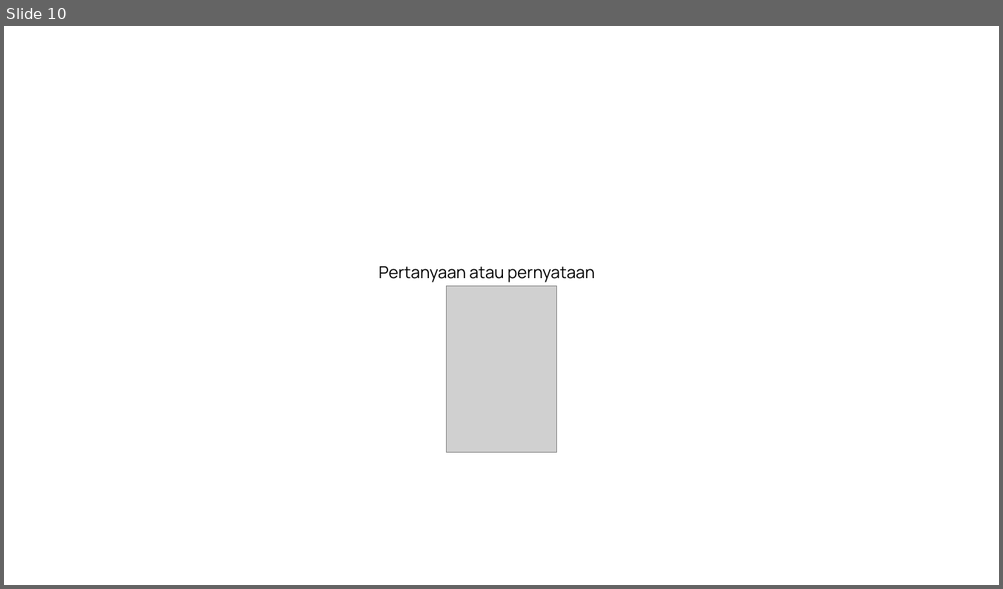
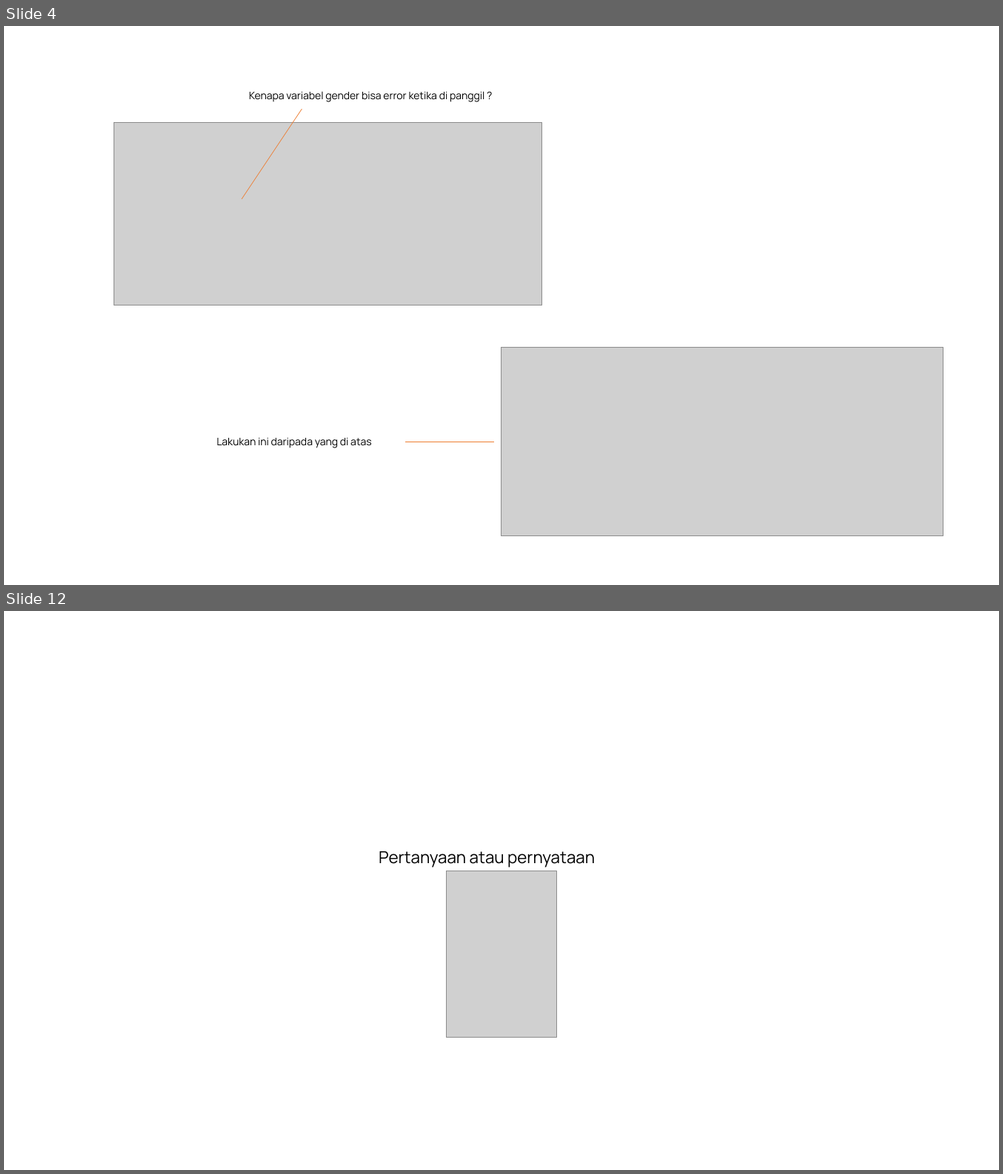
Before and after one commit to saddam-satria/learning-material, a slide deck: march/week-1/meeting-2/PPT.pptx. Shown one above the other, each under a label of ours: slide 10 before the commit, slides 4 and 12 after it; the slides between them are not shown. The pictures are 1003x589 and 1003x1174 pixels, drawn with LibreOffice and Linux fonts; fonts in the diff are those of the drawing; grey boxes stand for pictures. Boxes give left, top, right and bottom in pixels: in the first picture for what was removed or moved away, otherwise in the second. Text is boxed around its words. In the diff, an @@ line names an element or a change of style, - is before the commit and + after.

```diff
--- a/march/week-1/meeting-2/PPT.pptx
+++ b/march/week-1/meeting-2/PPT.pptx
@@ slide 4 added at [4, 26, 999, 585], background #FFFFFF @@
@@ text added at [249, 91, 484, 102], 10 pt, text #000000 @@
+Kenapa variabel gender bisa error ketika di panggil ?
@@ line added from (301, 109) to (242, 199), #ED7D31 0.5 pt @@
@@ picture added at [114, 123, 542, 306] @@
@@ picture added at [502, 348, 943, 537] @@
@@ text added at [216, 438, 371, 449], 10 pt, text #000000 @@
+Lakukan ini daripada yang di atas
@@ line added from (494, 443) to (404, 443), #ED7D31 0.5 pt @@
@@ what was slide 10 is now slide 12 @@
```
Also in this commit, not shown: 9 slides changed, 1 other slide added, 9 other files.
